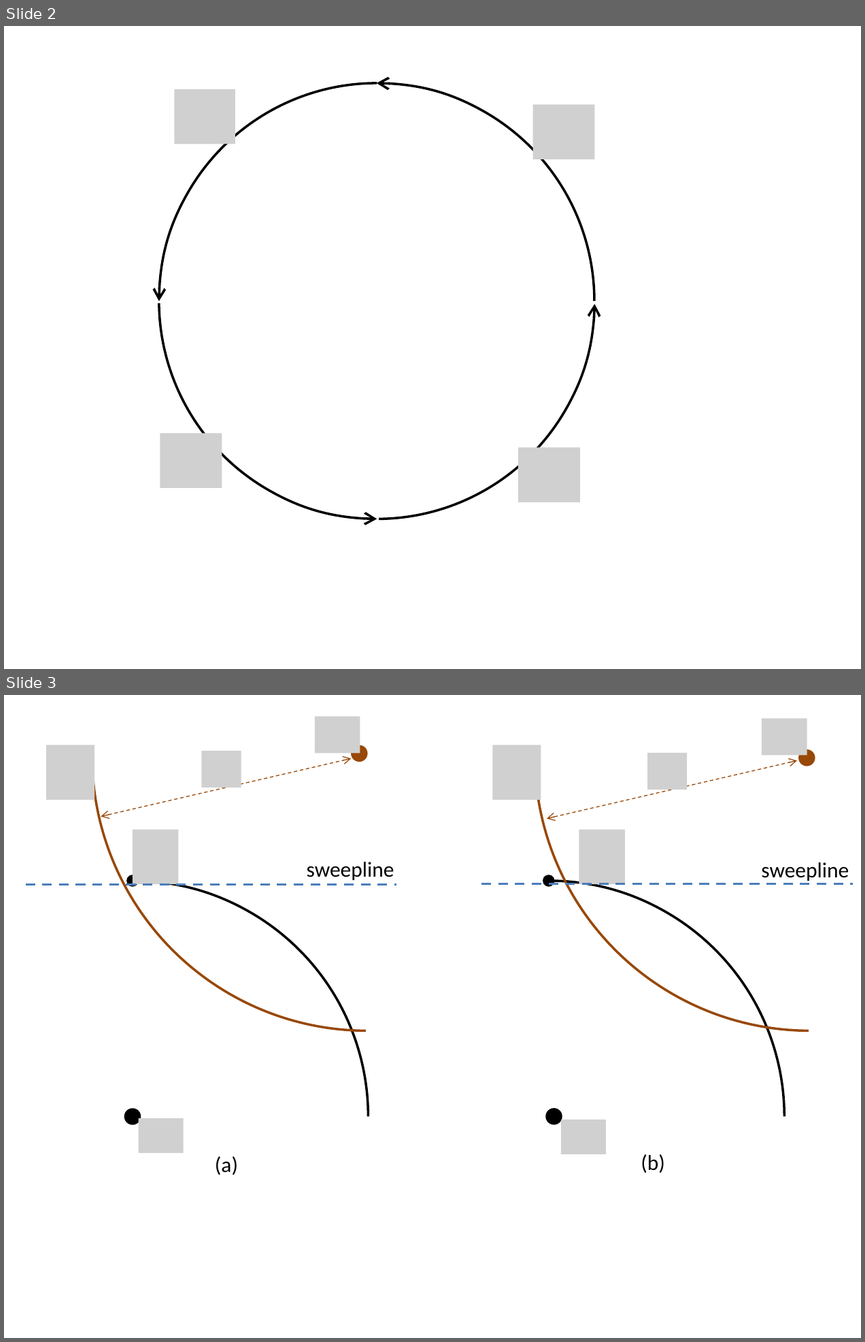
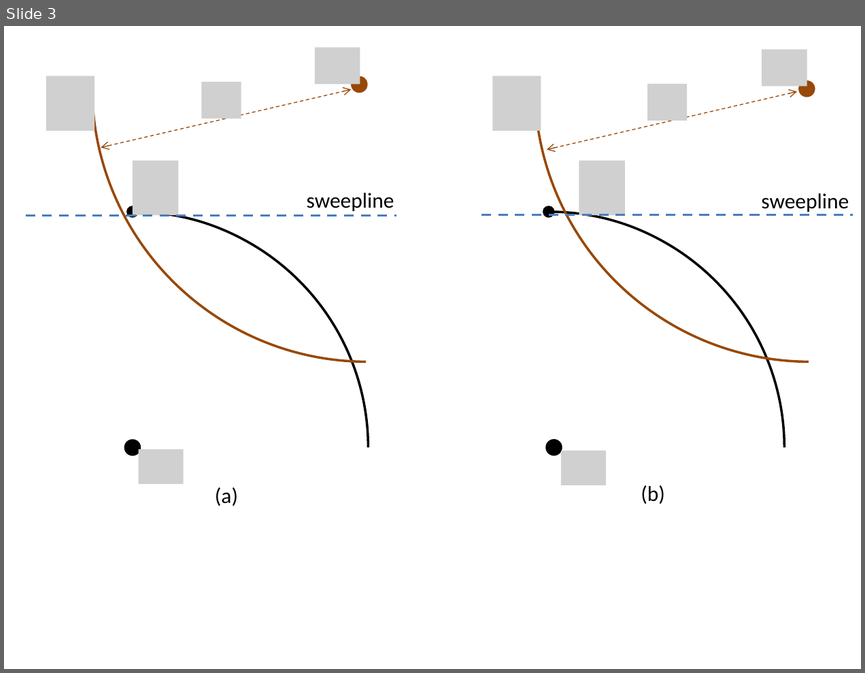
Before and after one commit to gnishida/Geometry2, a slide deck: Presentation1.pptx. Shown one above the other, each under a label of ours: slides 2 and 3 before the commit, slide 3 after it. The pictures are 865x1342 and 865x673 pixels, drawn with LibreOffice and Linux fonts; fonts in the diff are those of the drawing; grey boxes stand for pictures. Boxes give left, top, right and bottom in pixels: in the first picture for what was removed or moved away, otherwise in the second. Text is boxed around its words. In the diff, an @@ line names an element or a change of style, - is before the commit and + after.

```diff
--- a/Presentation1.pptx
+++ b/Presentation1.pptx
@@ slide 2 removed at <box>4,26,861,669</box>, background #FFFFFF @@
@@ arc (boxed as its full ellipse) removed at <box>159,83,594,518</box> @@
@@ arc (boxed as its full ellipse) removed at <box>159,83,594,518</box> @@
@@ arc (boxed as its full ellipse) removed at <box>159,83,594,518</box> @@
@@ arc (boxed as its full ellipse) removed at <box>159,83,594,518</box> @@
@@ picture removed at <box>175,89,235,144</box> @@
@@ picture removed at <box>532,105,594,160</box> @@
@@ picture removed at <box>160,433,222,488</box> @@
@@ picture removed at <box>518,448,580,503</box> @@
```
Also in this commit, not shown: 1 slide added, 11 other files.
